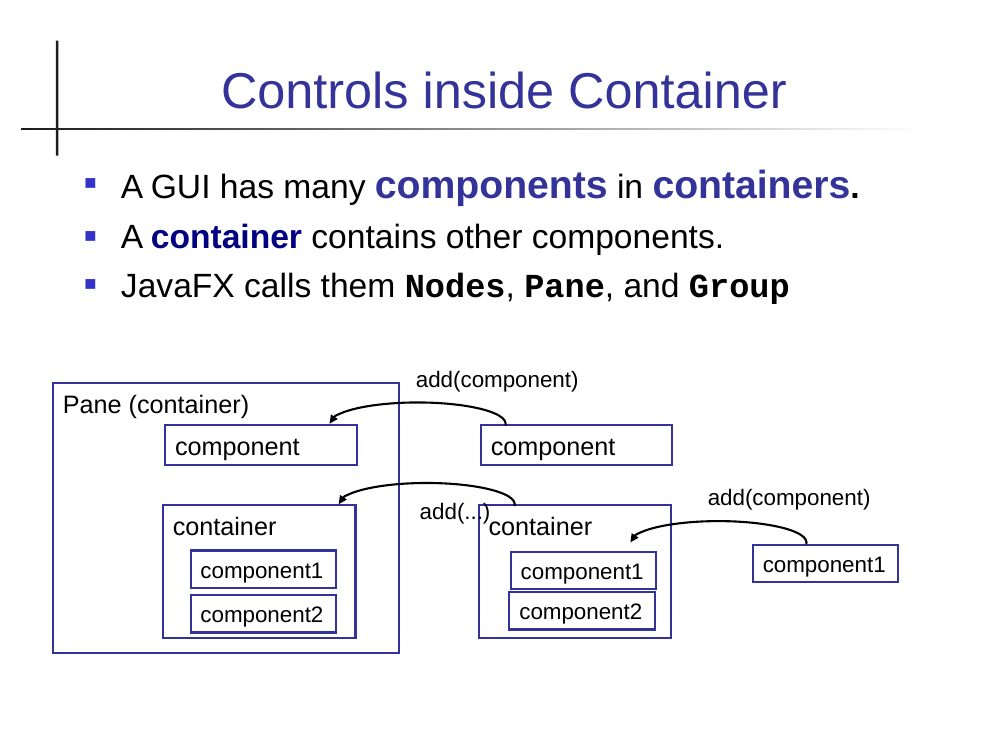
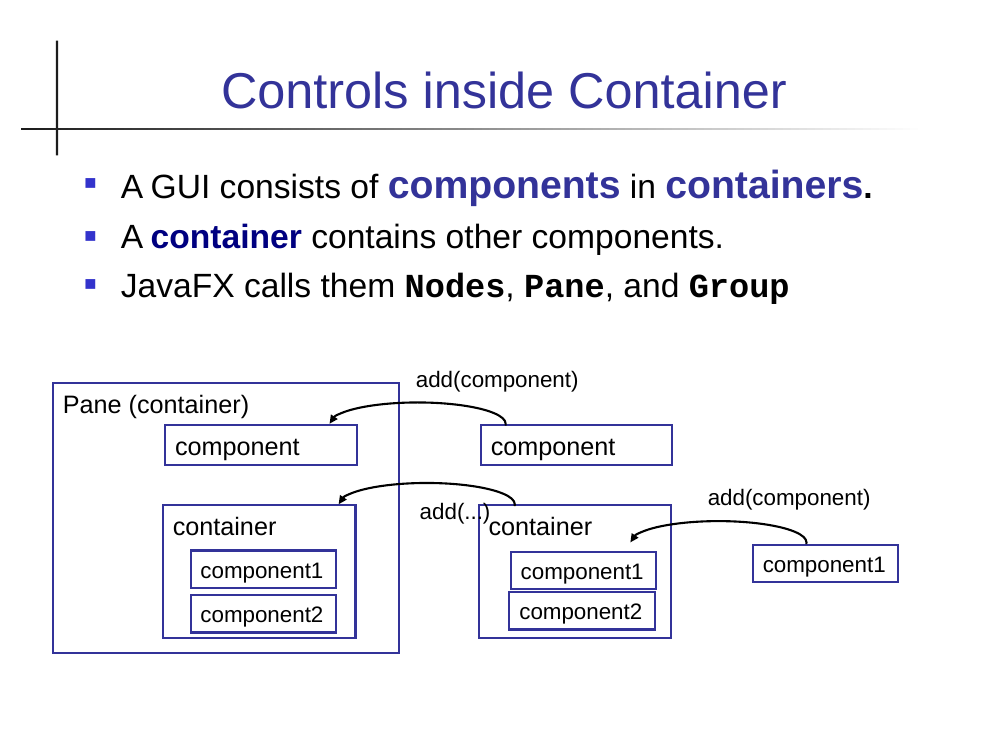
Before and after one commit to skeoop/skeoop.github.io, a slide deck: slide 9 of javafx/Layouts.ppt. Drawn at 1008x756 pixels with LibreOffice and Linux fonts; fonts in the diff are those of the drawing. Boxes give left, top, right and bottom in pixels: in the first picture for what was removed or moved away, otherwise in the second. Text is boxed around its words. In the diff, an @@ line names an element or a change of style, - is before the commit and + after.

Commit message:
fix wording in Layout slides

```diff
--- a/javafx/Layouts.ppt
+++ b/javafx/Layouts.ppt
@@ text at (121, 169, 863, 206): text changed @@
-■ A GUI has many components in containers.
+■ A GUI consists of components in containers.
```
Also in this commit, not shown: 13 other slides changed, 1 other file.
